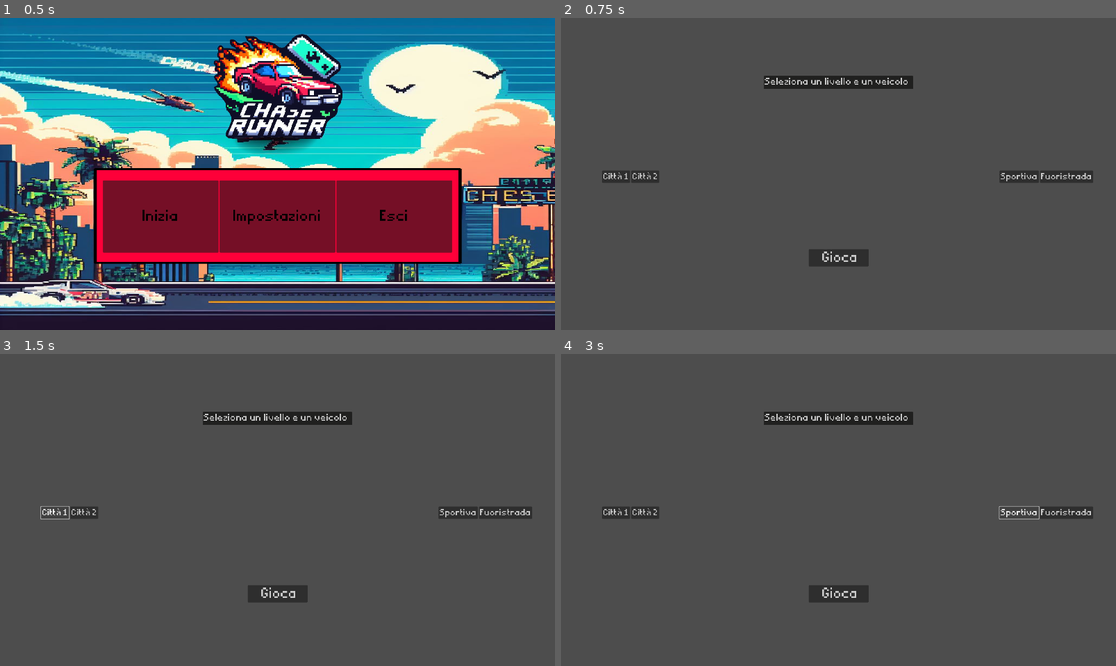
Above: before the commit, frames 1-4 (two rows, left to right).
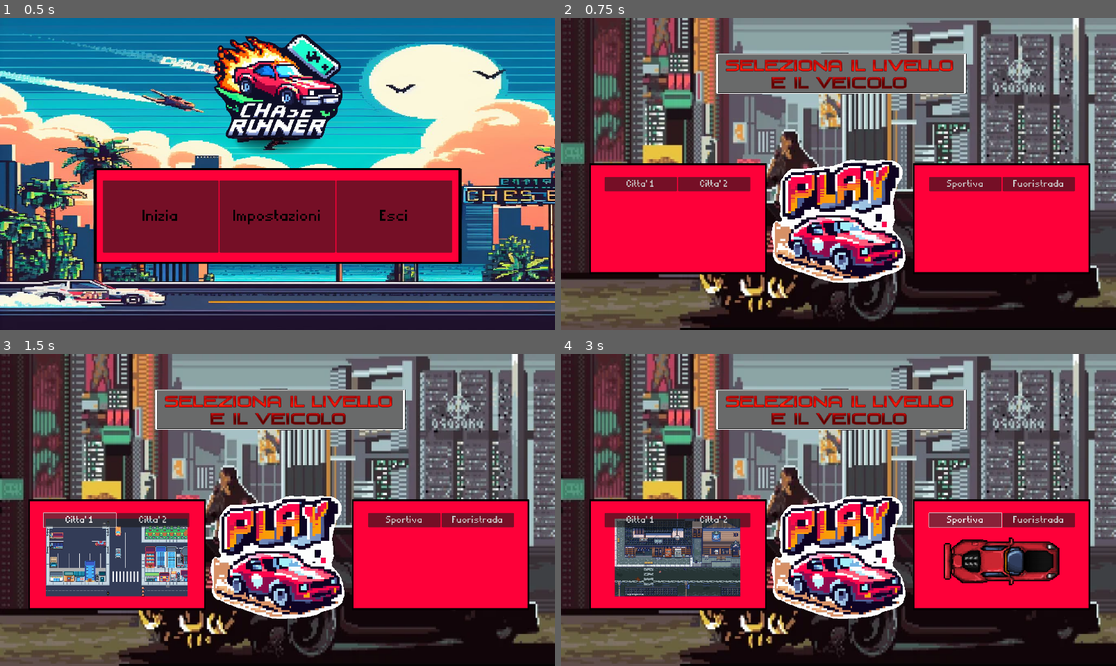
Above: after the commit, the same moments.

Repository: federicocangiotti/godot-chase-game
Game: Godot game, scene res://Scenes/MainMenu.tscn
Same seed, same stepped clock (60 frames per second), same inputs: the game is played once before the commit and once after it.
Inputs:
- Up to frame 1 (0.5 s): no input
- Up to frame 2 (0.75 s): click "Inizia" at 0.5 s
- Up to frame 3 (1.5 s): click "Città 1" (after the commit: "Citta' 1") at 1.25 s
- Up to frame 4 (3 s): click "Città 2" (after the commit: "Citta' 2") at 2 s; click "Sportiva" at 2.75 s

Frame 1 is identical in both runs. In frame 2, 85% of the frame differs, in the area x 0-100%, y 0-100%; in frame 3, 85%; in frame 4, 84%.

Commit message:
Customized-SelectMenu

Diff:
--- a/Scenes/SelectLevel.gd
+++ b/Scenes/SelectLevel.gd
@@ -4,10 +4,12 @@
 # set level to cita1
 func _on_citta_1_pressed():
 	Global.selected_level = "res://Scenes/Playground.tscn"
+	$CitySelected.texture = load("res://Textures/UI_Images/Others/City1.png")
 
 # set level to cita2
 func _on_citta_2_pressed():
 	#Global.selected_level = "res://Scenes/..."
+	$CitySelected.texture = load("res://Textures/UI_Images/Others/City2.png")
 	pass
 
 
@@ -18,6 +20,7 @@
 	Global.selected_player.braking = -700
 	Global.selected_player.engine_power = 900
 	Global.selected_player.max_speed_reverse = 300
+	$CarSelected.texture = load("res://Textures/Cars/car1.png")
 
 # set fuoristrada sprite
 func _on_fuoristrada_pressed():
@@ -25,7 +28,13 @@
 	Global.selected_player.braking = -400
 	Global.selected_player.engine_power = 400
 	Global.selected_player.max_speed_reverse = 150
+	$CarSelected.texture = load("res://Textures/Cars/car2.png")
 
 
 func _on_gioca_pressed():
 	get_tree().change_scene_to_file(Global.selected_level)
+
+func _unhandled_input(event):
+	if event is InputEventKey:
+		if event.pressed and event.keycode == KEY_ESCAPE:
+			get_tree().change_scene_to_file("res://Scenes/MainMenu.tscn")
--- a/Scenes/SelectLevel.tscn
+++ b/Scenes/SelectLevel.tscn
@@ -1,7 +1,12 @@
-[gd_scene load_steps=3 format=3 uid="uid://b3gfn868dsffa"]
+[gd_scene load_steps=8 format=3 uid="uid://b3gfn868dsffa"]
 
 [ext_resource type="Theme" uid="uid://bgb7t63ytou7k" path="res://Assets/Theme/DarkTheme/Dark.theme" id="1_2aqmn"]
 [ext_resource type="Script" path="res://Scenes/SelectLevel.gd" id="1_8abk2"]
+[ext_resource type="Texture2D" uid="uid://c5ipqo6tdf7lt" path="res://Textures/UI_Images/Backgrounds/SelectLevelBackground.png" id="2_e2q6j"]
+[ext_resource type="Texture2D" uid="uid://cnl3678thltr0" path="res://Textures/UI_Images/Frames/OptionsFrameBack.png" id="3_vprk4"]
+[ext_resource type="Texture2D" uid="uid://p3qwfh6adshr" path="res://Textures/UI_Images/Others/CityAndCarSelection.png" id="4_pjp0a"]
+[ext_resource type="Texture2D" uid="uid://bebq58fdcevhg" path="res://Textures/UI_Images/Frames/MainMenuFrameBack.png" id="5_ha5bh"]
+[ext_resource type="Texture2D" uid="uid://do2gi2m467qu1" path="res://Textures/UI_Images/Others/Play.png" id="7_l0ljr"]
 
 [node name="SelectLevel" type="Control"]
 layout_mode = 3
@@ -12,94 +17,155 @@
 grow_vertical = 2
 script = ExtResource("1_8abk2")
 
-[node name="RichTextLabel" type="RichTextLabel" parent="."]
+[node name="Background" type="TextureRect" parent="."]
 layout_mode = 1
-anchors_preset = 5
+anchors_preset = 15
+anchor_right = 1.0
+anchor_bottom = 1.0
+grow_horizontal = 2
+grow_vertical = 2
+texture = ExtResource("2_e2q6j")
+
+[node name="TitleFrame" type="TextureRect" parent="."]
+layout_mode = 1
+anchors_preset = -1
 anchor_left = 0.5
 anchor_right = 0.5
-offset_left = -258.0
-offset_top = 200.0
-offset_right = 258.0
-offset_bottom = 246.0
+offset_left = -425.0
+offset_top = 123.0
+offset_right = 442.0
+offset_bottom = 262.0
 grow_horizontal = 2
-theme = ExtResource("1_2aqmn")
-theme_override_font_sizes/normal_font_size = 32
-text = "Seleziona un livello e un veicolo"
+texture = ExtResource("3_vprk4")
+expand_mode = 1
 
-[node name="Livelli" type="VBoxContainer" parent="."]
+[node name="Title" type="TextureRect" parent="."]
 layout_mode = 1
-anchors_preset = 2
-anchor_top = 1.0
+anchors_preset = -1
+anchor_left = 0.5
+anchor_right = 0.5
+offset_left = -399.5
+offset_top = 135.0
+offset_right = 399.5
+offset_bottom = 113.0
+grow_horizontal = 2
+texture = ExtResource("4_pjp0a")
+
+[node name="CityFrame" type="TextureRect" parent="."]
+layout_mode = 1
+anchors_preset = -1
+anchor_top = 0.5
+anchor_bottom = 0.5
+offset_left = 98.0
+offset_top = -38.0
+offset_right = 712.0
+offset_bottom = 347.0
+grow_vertical = 2
+texture = ExtResource("5_ha5bh")
+expand_mode = 1
+
+[node name="CarFrame" type="TextureRect" parent="."]
+layout_mode = 1
+anchors_preset = -1
+anchor_left = 0.583
+anchor_top = 0.5
+anchor_right = 0.583
+anchor_bottom = 0.5
+offset_left = 97.64
+offset_top = -38.0
+offset_right = 711.64
+offset_bottom = 347.0
+grow_vertical = 2
+texture = ExtResource("5_ha5bh")
+expand_mode = 1
+
+[node name="CitySelected" type="TextureRect" parent="."]
+layout_mode = 0
+offset_left = 157.0
+offset_top = 570.0
+offset_right = 650.0
+offset_bottom = 838.0
+expand_mode = 1
+stretch_mode = 5
+
+[node name="CarSelected" type="TextureRect" parent="."]
+layout_mode = 1
+anchors_preset = -1
+offset_left = 1316.0
+offset_top = 629.0
+offset_right = 1732.0
+offset_bottom = 803.0
+
+[node name="Livelli" type="GridContainer" parent="."]
+layout_mode = 1
+anchors_preset = -1
+anchor_right = 1.0
 anchor_bottom = 1.0
-offset_top = -552.0
-offset_right = 482.0
-grow_vertical = 0
+offset_left = 151.0
+offset_top = 505.0
+offset_right = -142.0
+offset_bottom = -435.0
+grow_horizontal = 2
+grow_vertical = 2
+columns = 2
 
 [node name="GridContainer" type="GridContainer" parent="Livelli"]
 layout_mode = 2
-size_flags_horizontal = 4
+size_flags_horizontal = 2
+size_flags_vertical = 6
 columns = 2
 
 [node name="Citta1" type="Button" parent="Livelli/GridContainer"]
+custom_minimum_size = Vector2(250, 50)
 layout_mode = 2
 theme = ExtResource("1_2aqmn")
 theme_override_font_sizes/font_size = 30
-text = "Città 1"
+text = "Citta' 1"
 
 [node name="Citta2" type="Button" parent="Livelli/GridContainer"]
+custom_minimum_size = Vector2(250, 50)
 layout_mode = 2
 theme = ExtResource("1_2aqmn")
 theme_override_font_sizes/font_size = 30
-text = "Città 2"
+text = "Citta' 2"
 
-[node name="Veicoli" type="VBoxContainer" parent="."]
-layout_mode = 1
-anchors_preset = 3
-anchor_left = 1.0
-anchor_top = 1.0
-anchor_right = 1.0
-anchor_bottom = 1.0
-offset_left = -482.0
-offset_top = -552.0
-grow_horizontal = 0
-grow_vertical = 0
-
-[node name="GridContainer2" type="GridContainer" parent="Veicoli"]
+[node name="GridContainer2" type="GridContainer" parent="Livelli"]
 layout_mode = 2
-size_flags_horizontal = 4
+size_flags_horizontal = 10
+size_flags_vertical = 6
 columns = 2
 
-[node name="Sportiva" type="Button" parent="Veicoli/GridContainer2"]
+[node name="Sportiva" type="Button" parent="Livelli/GridContainer2"]
+custom_minimum_size = Vector2(250, 50)
 layout_mode = 2
 theme = ExtResource("1_2aqmn")
 theme_override_font_sizes/font_size = 30
 text = "Sportiva"
 
-[node name="Fuoristrada" type="Button" parent="Veicoli/GridContainer2"]
+[node name="Fuoristrada" type="Button" parent="Livelli/GridContainer2"]
+custom_minimum_size = Vector2(250, 50)
 layout_mode = 2
 theme = ExtResource("1_2aqmn")
 theme_override_font_sizes/font_size = 30
 text = "Fuoristrada"
 
-[node name="Gioca" type="Button" parent="."]
+[node name="Gioca" type="TextureButton" parent="."]
 layout_mode = 1
-anchors_preset = 7
+anchors_preset = -1
 anchor_left = 0.5
-anchor_top = 1.0
+anchor_top = 0.65
 anchor_right = 0.5
-anchor_bottom = 1.0
-offset_left = -103.5
-offset_top = -280.0
-offset_right = 103.5
-offset_bottom = -220.0
+anchor_bottom = 0.65
+offset_left = -240.5
+offset_top = -226.5
+offset_right = 240.5
+offset_bottom = 226.5
 grow_horizontal = 2
-grow_vertical = 0
-theme = ExtResource("1_2aqmn")
-theme_override_font_sizes/font_size = 45
-text = " Gioca"
+grow_vertical = 2
+texture_normal = ExtResource("7_l0ljr")
 
 [connection signal="pressed" from="Livelli/GridContainer/Citta1" to="." method="_on_citta_1_pressed"]
 [connection signal="pressed" from="Livelli/GridContainer/Citta2" to="." method="_on_citta_2_pressed"]
-[connection signal="pressed" from="Veicoli/GridContainer2/Sportiva" to="." method="_on_sportiva_pressed"]
-[connection signal="pressed" from="Veicoli/GridContainer2/Fuoristrada" to="." method="_on_fuoristrada_pressed"]
+[connection signal="pressed" from="Livelli/GridContainer2/Sportiva" to="." method="_on_sportiva_pressed"]
+[connection signal="pressed" from="Livelli/GridContainer2/Fuoristrada" to="." method="_on_fuoristrada_pressed"]
 [connection signal="pressed" from="Gioca" to="." method="_on_gioca_pressed"]
